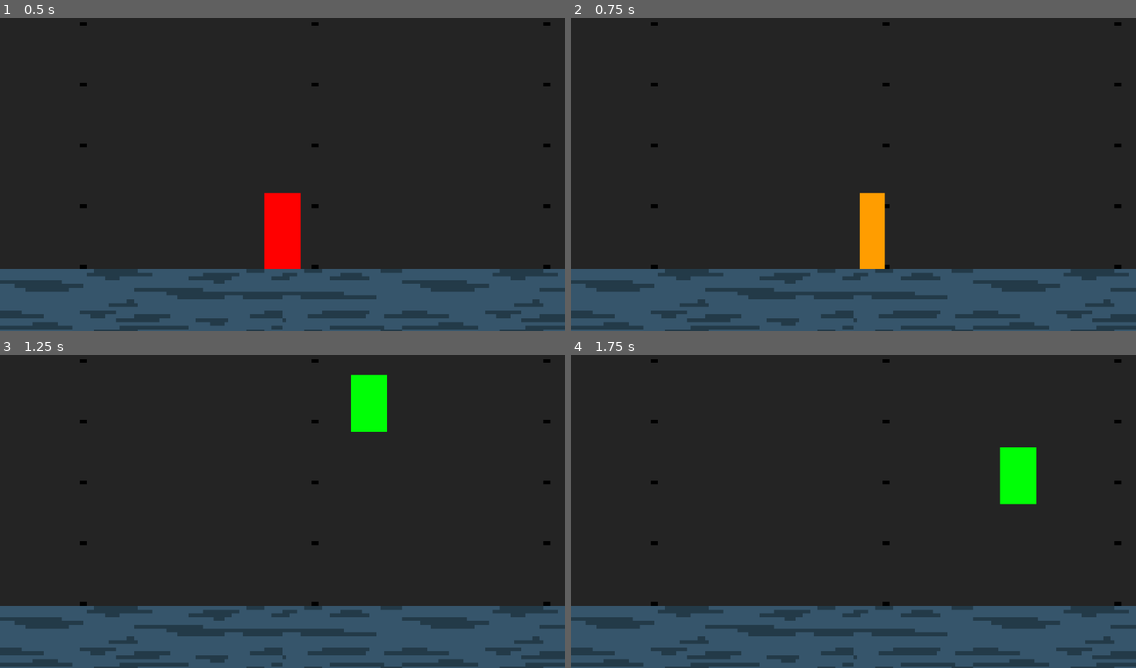
Above: before the commit, frames 1-4 (two rows, left to right).
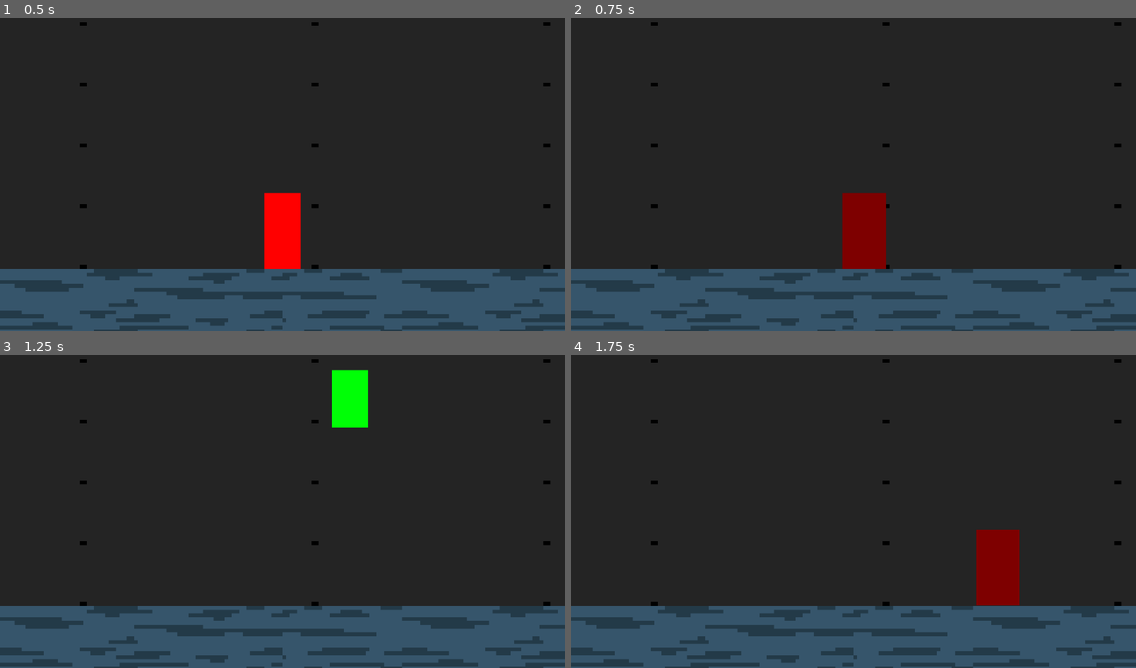
Above: after the commit, the same moments.

Repository: tyler-ross26/Dress-To-Aggress
Game: Godot game, scene res://test_level.tscn
Two runs of this game, one before a commit and one after it. Both use one fixed random seed, a clock stepped at 60 frames per second and the inputs below.
Inputs:
- Up to frame 1 (0.5 s): no input
- Up to frame 2 (0.75 s): hold D (player_right) from 0.53 s (still down); hold J (player_punch, bound only after the commit) from 0.53 s (still down)
- Up to frame 3 (1.25 s): keep holding D (player_right); keep holding J (player_punch, bound only after the commit); tap W (player_jump) at 0.77, 0.8, 1.07 s
- Up to frame 4 (1.75 s): keep holding D (player_right); release J (player_punch, bound only after the commit) at 1.28 s; tap W (player_jump) at 1.35, 1.52 s; tap J (player_punch, bound only after the commit) at 1.55 s

Frame 1 is identical in both runs. In frame 2, 1.9% of the frame differs, in the area x 48-56%, y 55-81%; in frame 3, 1.3%; in frame 4, 3.0%, in the area x 71-83%, y 29-80%.

Commit message:
Added the ability to attack, and hitboxes

Diff:
--- /dev/null
+++ b/Hitbox.tscn
@@ -0,0 +1,8 @@
+[gd_scene load_steps=2 format=3 uid="uid://jnh87s4swush"]
+
+[ext_resource type="Script" uid="uid://c2vqkmhy0bijw" path="res://Scripts/hitbox.gd" id="1_mnb6n"]
+
+[node name="Hitbox" type="Node2D"]
+
+[node name="Area2D" type="Area2D" parent="."]
+script = ExtResource("1_mnb6n")
--- /dev/null
+++ b/Hurtbox.tscn
@@ -0,0 +1,8 @@
+[gd_scene load_steps=2 format=3 uid="uid://duiowavso27p3"]
+
+[ext_resource type="Script" uid="uid://c4tm5bp6m4ur6" path="res://Scripts/hurtbox.gd" id="1_5iwlp"]
+
+[node name="Hurtbox" type="Node2D"]
+
+[node name="Area2D" type="Area2D" parent="."]
+script = ExtResource("1_5iwlp")
--- /dev/null
+++ b/Scripts/hitbox.gd
@@ -0,0 +1,23 @@
+class_name Hitbox
+extends Area2D
+
+
+# Called when the node enters the scene tree for the first time.
+func _ready():
+	collision_layer = 2
+	collision_mask = 1
+	self.area_entered.connect(on_area_entered)
+
+func on_area_entered(hurtbox: Hurtbox) -> void:
+	if hurtbox == null: return
+
+	var hurtbox_parent = hurtbox.get_parent()
+	var hitbox_parent = get_parent()
+
+	if (hitbox_parent == hurtbox_parent): return
+
+	if (hitbox_parent.has_method("attack_hit")):
+		hitbox_parent.attack_hit(hurtbox_parent)
+
+	#Deal damage
+	print("Hitbox hit something!")
--- /dev/null
+++ b/Scripts/hurtbox.gd
@@ -0,0 +1,12 @@
+class_name Hurtbox
+extends Area2D
+
+
+# Called when the node enters the scene tree for the first time.
+func _ready():
+	collision_layer = 1
+	collision_mask = 2
+
+#Called when the hurtbox is told that it's been hit
+func hit():
+	print("I've been hit! Call an ambulance!")
--- a/Scripts/player.gd
+++ b/Scripts/player.gd
@@ -1,12 +1,15 @@
 extends CharacterBody2D
 
 #At the heart of the player controller, this is the ENUM that defines all the current states the player can be in. This will get longer as more states are added, and this should be the first place you go to add a new state.
-enum CharacterState { IDLE, WALK, JUMP, DASH, STARTUP }
+enum CharacterState { IDLE, WALK, JUMP, DASH, STARTUP, RECOVERY, PUNCH, HURT }
 var state = CharacterState.IDLE
 var left_ground_check = false
 
 @onready
 var animation_player: AnimatedSprite2D = $AnimatedSprite2D
+
+@onready
+var punch_hitbox: Hitbox = $"Punch Hitbox"
 
 var direction := 0
 var dash_direction = 0
@@ -28,6 +31,24 @@
 @export var DASH_SPEED = 90 # Set dash speed
 @export var DASH_COOLDOWN = 0.2 # Half a second cooldown between valid dashes. This prevents the player from spamming dash across the screen, without stopping.
 @export var MIDAIR_DASH = true
+
+#Note for the below data: onBlock is positive because, if an attack is blocked, the player will transition to the RECOVERY state for (recovery + onBlock) frames.
+var attack_timer = 0.0
+var punch_data = {
+	"startup_frames" : 4,
+	"active_frames" : 2,
+	"recovery_frames" : 7,
+	"onBlock_FA" : -3,
+	"blockstun_frames" : 11,
+	"groundHitstun": 16,
+	"airHitstun" : 16,
+	"knockback_force" : 200,
+	"startup_animation" : "jump startup",
+	"active_animation" : "punch",
+	"recovery_animation" : "punch recovery",
+	"forward_force": 50
+}
+var punch_deceleration = 10
 
 #Defines the player's walk speed, and jump speeds.
 @export var SPEED = 20.0
@@ -55,7 +76,7 @@
 	elif (state != CharacterState.DASH) and (direction == 1 and not Input.is_action_pressed("player_right")) or (direction == -1 and not Input.is_action_pressed("player_left")):
 		direction = 0
 
-	if state != CharacterState.DASH:
+	if state == CharacterState.IDLE or state == CharacterState.WALK:
 		if Input.is_action_just_pressed("player_left"):
 			if current_time - last_left_press_time <= DOUBLE_TAP_TIME:
 				if dashes_left == 1 and (current_time - last_dash_time >= DASH_COOLDOWN): #check that dash is off cooldown
@@ -99,7 +120,18 @@
 			dash_state(delta)
 
 		CharacterState.STARTUP:
+			#Noting this to remember later. Freezing the player's horizontal velocity during startup might be a problem.
 			velocity.x = 0
+
+		CharacterState.PUNCH:
+			animation_player.play(punch_data["active_animation"])
+
+			punch_state(delta)
+
+		CharacterState.RECOVERY:
+			velocity.x = move_toward(velocity.x, 0, punch_deceleration)
+			disable_hitboxes()
+			#check_for_attack()
 
 	move_and_slide()
 
@@ -113,6 +145,10 @@
 		else:
 			if Input.is_action_pressed("player_jump"):
 				start_action(4, func(): start_jump(0), "jump startup")
+
+			check_for_attack()
+			disable_hitboxes()
+
 			velocity.x = move_toward(velocity.x, 0, 20)
 
 func walk_state(direction):
@@ -122,6 +158,7 @@
 		start_action(4, func(): start_jump(direction), "jump startup")
 	else:
 		velocity.x = direction * SPEED
+		check_for_attack()
 
 func start_jump(direction):
 	left_ground_check = false
@@ -153,24 +190,72 @@
 
 func dash_state(delta):
 	velocity.y = 0
+	check_for_attack()
 
 	if dash_timer > 0:
 		dash_timer -= delta
 	else:
 		last_dash_time = current_time
 		change_state(CharacterState.IDLE)
+
+#This is where the code goes for the moment the punch is active. LATER ON, add the sound effect in this function.
+func start_punch():
+	attack_timer = punch_data["active_frames"] * FRAME
+	velocity.x = punch_data["forward_force"]
+	enable_punch_hitbox()
+
+	change_state(CharacterState.PUNCH)
+
+
+func punch_state(delta):
+	velocity.x = move_toward(velocity.x, 0, punch_deceleration)
+
+	if attack_timer > 0:
+		attack_timer -= delta
+	else:
+		start_recovery(punch_data["recovery_frames"], punch_data["recovery_animation"])
+
+func start_recovery(frames, animation):
+	change_state(CharacterState.RECOVERY)
+
+	animation_player.play(animation)
+	var wait_time = frames * FRAME
+	var timer = get_tree().create_timer(wait_time)
+	timer.timeout.connect(func(): change_state(CharacterState.IDLE))
+
+
+
+func start_action(frames, continuation, animation):
+	change_state(CharacterState.STARTUP)
+
+	animation_player.play(animation)
+
+	var wait_time = frames * FRAME
+	var timer = get_tree().create_timer(wait_time)
+	#print("Creating a timer for " + str(wait_time))
+	timer.timeout.connect(continuation)
 
 #Mostly for debug. Updates the character state and prints it to the console.
 func change_state(new_state):
 	state = new_state
 	print("Character State Updated: " + CharacterState.keys()[state])
 
-func start_action(frames, continuation, animation):
-	change_state(CharacterState.STARTUP)
-
-	animation_player.play(animation)
-
-	var wait_time = frames * FRAME
-	var timer = get_tree().create_timer(wait_time)
-	#print("Creating a timer for " + str(wait_time))
-	timer.timeout.connect(continuation)
+func check_for_attack():
+	if Input.is_action_pressed("player_punch"):
+		start_action(punch_data["startup_frames"], func(): start_punch(), punch_data["startup_animation"])
+
+func attack_hit(target):
+	print("I'm jaking it")
+	print(target)
+
+func enable_punch_hitbox():
+	punch_hitbox.visible = true
+	punch_hitbox.set_process(true)
+	punch_hitbox.collision_layer = 2
+	punch_hitbox.collision_mask = 1
+
+func disable_hitboxes():
+	punch_hitbox.visible = false
+	punch_hitbox.set_process(false)
+	punch_hitbox.collision_layer = 0
+	punch_hitbox.collision_mask = 0
--- /dev/null
+++ b/enemy.tscn
@@ -0,0 +1,149 @@
+[gd_scene load_steps=22 format=3 uid="uid://dnbp20lj7fhah"]
+
+[ext_resource type="Script" uid="uid://bxai82bd27556" path="res://Scripts/player.gd" id="1_jmwgi"]
+[ext_resource type="Texture2D" uid="uid://bkv1eebpqokq1" path="res://Assets/Player Sprites/dashb1.png" id="2_g2u8i"]
+[ext_resource type="Texture2D" uid="uid://c12ke1xq1bqrf" path="res://Assets/Player Sprites/dashb2.png" id="3_otto8"]
+[ext_resource type="Texture2D" uid="uid://basbruxqgetyk" path="res://Assets/Player Sprites/dashf1.png" id="4_8q82m"]
+[ext_resource type="Texture2D" uid="uid://15o2brjumj6l" path="res://Assets/Player Sprites/dashf2.png" id="5_epc7x"]
+[ext_resource type="Texture2D" uid="uid://b0r5j23yyt04d" path="res://Assets/Player Sprites/Idle.png" id="6_o7rgc"]
+[ext_resource type="Texture2D" uid="uid://c16sjklffnr7h" path="res://Assets/Player Sprites/Idle2.png" id="7_kdav3"]
+[ext_resource type="Texture2D" uid="uid://b6jkfhqjd1vjq" path="res://Assets/Player Sprites/jump.png" id="8_jpbtr"]
+[ext_resource type="Texture2D" uid="uid://ut1m5k3kdcpp" path="res://Assets/Player Sprites/jump startup.png" id="9_qgdfx"]
+[ext_resource type="Texture2D" uid="uid://cm10iutraqseh" path="res://Assets/Player Sprites/punch1.png" id="10_qku5p"]
+[ext_resource type="Texture2D" uid="uid://cwxfvnpt78re2" path="res://Assets/Player Sprites/recovery.png" id="11_l1fjw"]
+[ext_resource type="Texture2D" uid="uid://cjpdoeaduc5kj" path="res://Assets/Player Sprites/walkb1.png" id="12_b5wqg"]
+[ext_resource type="Texture2D" uid="uid://dvoo30d0ryex8" path="res://Assets/Player Sprites/walkb2.png" id="13_hgro5"]
+[ext_resource type="Texture2D" uid="uid://b5bs3y6tt60os" path="res://Assets/Player Sprites/walk1.png" id="14_18rq2"]
+[ext_resource type="Texture2D" uid="uid://thfvgsvr8gj5" path="res://Assets/Player Sprites/walk2.png" id="15_ccdwq"]
+[ext_resource type="Script" uid="uid://c4tm5bp6m4ur6" path="res://Scripts/hurtbox.gd" id="16_0jgdh"]
+[ext_resource type="Script" uid="uid://c2vqkmhy0bijw" path="res://Scripts/hitbox.gd" id="17_6wg26"]
+
+[sub_resource type="RectangleShape2D" id="RectangleShape2D_5tmop"]
+size = Vector2(10, 20)
+
+[sub_resource type="SpriteFrames" id="SpriteFrames_pbfsw"]
+animations = [{
+"frames": [{
+"duration": 0.4,
+"texture": ExtResource("2_g2u8i")
+}, {
+"duration": 0.4,
+"texture": ExtResource("3_otto8")
+}],
+"loop": true,
+"name": &"dash left",
+"speed": 5.0
+}, {
+"frames": [{
+"duration": 0.4,
+"texture": ExtResource("4_8q82m")
+}, {
+"duration": 0.4,
+"texture": ExtResource("5_epc7x")
+}],
+"loop": true,
+"name": &"dash right",
+"speed": 5.0
+}, {
+"frames": [{
+"duration": 1.0,
+"texture": ExtResource("6_o7rgc")
+}, {
+"duration": 1.0,
+"texture": ExtResource("7_kdav3")
+}],
+"loop": true,
+"name": &"idle",
+"speed": 5.0
+}, {
+"frames": [{
+"duration": 1.0,
+"texture": ExtResource("8_jpbtr")
+}],
+"loop": true,
+"name": &"jump",
+"speed": 5.0
+}, {
+"frames": [{
+"duration": 1.0,
+"texture": ExtResource("9_qgdfx")
+}],
+"loop": true,
+"name": &"jump startup",
+"speed": 5.0
+}, {
+"frames": [{
+"duration": 1.0,
+"texture": ExtResource("10_qku5p")
+}],
+"loop": true,
+"name": &"punch",
+"speed": 5.0
+}, {
+"frames": [{
+"duration": 1.0,
+"texture": ExtResource("11_l1fjw")
+}],
+"loop": true,
+"name": &"punch recovery",
+"speed": 5.0
+}, {
+"frames": [{
+"duration": 0.7,
+"texture": ExtResource("12_b5wqg")
+}, {
+"duration": 0.7,
+"texture": ExtResource("13_hgro5")
+}],
+"loop": true,
+"name": &"walk backward",
+"speed": 5.0
+}, {
+"frames": [{
+"duration": 0.7,
+"texture": ExtResource("14_18rq2")
+}, {
+"duration": 0.7,
+"texture": ExtResource("15_ccdwq")
+}],
+"loop": true,
+"name": &"walk forward",
+"speed": 5.0
+}]
+
+[sub_resource type="RectangleShape2D" id="RectangleShape2D_op7ga"]
+size = Vector2(10, 20)
+
+[sub_resource type="RectangleShape2D" id="RectangleShape2D_q13i1"]
+size = Vector2(5, 20)
+
+[node name="Player" type="CharacterBody2D"]
+script = ExtResource("1_jmwgi")
+
+[node name="CollisionShape2D" type="CollisionShape2D" parent="."]
+position = Vector2(-1, 3)
+shape = SubResource("RectangleShape2D_5tmop")
+
+[node name="AnimatedSprite2D" type="AnimatedSprite2D" parent="."]
+sprite_frames = SubResource("SpriteFrames_pbfsw")
+animation = &"idle"
+
+[node name="Startup Timer" type="Timer" parent="."]
+
+[node name="Hurtbox" type="Area2D" parent="."]
+script = ExtResource("16_0jgdh")
+metadata/_custom_type_script = "uid://c4tm5bp6m4ur6"
+
+[node name="CollisionShape2D" type="CollisionShape2D" parent="Hurtbox"]
+position = Vector2(-1, 3)
+shape = SubResource("RectangleShape2D_op7ga")
+
+[node name="Punch Hitbox" type="Area2D" parent="."]
+position = Vector2(5, 3)
+script = ExtResource("17_6wg26")
+metadata/_custom_type_script = "uid://c2vqkmhy0bijw"
+
+[node name="CollisionShape2D" type="CollisionShape2D" parent="Punch Hitbox"]
+position = Vector2(-1.5, 0)
+shape = SubResource("RectangleShape2D_q13i1")
+debug_color = Color(0.809151, 0.00220805, 0.988406, 0.42)
--- a/player.tscn
+++ b/player.tscn
@@ -12,7 +12,11 @@
 [ext_resource type="Texture2D" uid="uid://dvoo30d0ryex8" path="res://Assets/Player Sprites/walkb2.png" id="8_op7ga"]
 [ext_resource type="Texture2D" uid="uid://b5bs3y6tt60os" path="res://Assets/Player Sprites/walk1.png" id="9_q13i1"]
 [ext_resource type="Texture2D" uid="uid://ut1m5k3kdcpp" path="res://Assets/Player Sprites/jump startup.png" id="9_urp6f"]
+[ext_resource type="Texture2D" uid="uid://cm10iutraqseh" path="res://Assets/Player Sprites/punch1.png" id="10_bwjto"]
 [ext_resource type="Texture2D" uid="uid://thfvgsvr8gj5" path="res://Assets/Player Sprites/walk2.png" id="10_pylmc"]
+[ext_resource type="Texture2D" uid="uid://cwxfvnpt78re2" path="res://Assets/Player Sprites/recovery.png" id="11_606se"]
+[ext_resource type="Script" uid="uid://c4tm5bp6m4ur6" path="res://Scripts/hurtbox.gd" id="16_u1c27"]
+[ext_resource type="Script" uid="uid://c2vqkmhy0bijw" path="res://Scripts/hitbox.gd" id="17_op7ga"]
 
 [sub_resource type="RectangleShape2D" id="RectangleShape2D_5tmop"]
 size = Vector2(10, 20)
@@ -69,6 +73,22 @@
 "speed": 5.0
 }, {
 "frames": [{
+"duration": 1.0,
+"texture": ExtResource("10_bwjto")
+}],
+"loop": true,
+"name": &"punch",
+"speed": 5.0
+}, {
+"frames": [{
+"duration": 1.0,
+"texture": ExtResource("11_606se")
+}],
+"loop": true,
+"name": &"punch recovery",
+"speed": 5.0
+}, {
+"frames": [{
 "duration": 0.7,
 "texture": ExtResource("7_u1c27")
 }, {
@@ -91,9 +111,14 @@
 "speed": 5.0
 }]
 
+[sub_resource type="RectangleShape2D" id="RectangleShape2D_op7ga"]
+size = Vector2(10, 20)
+
+[sub_resource type="RectangleShape2D" id="RectangleShape2D_q13i1"]
+size = Vector2(5, 20)
+
 [node name="Player" type="CharacterBody2D"]
 script = ExtResource("1_nvl01")
-DOUBLE_TAP_TIME = 0.1
 
 [node name="CollisionShape2D" type="CollisionShape2D" parent="."]
 position = Vector2(-1, 3)
@@ -101,6 +126,24 @@
 
 [node name="AnimatedSprite2D" type="AnimatedSprite2D" parent="."]
 sprite_frames = SubResource("SpriteFrames_pbfsw")
-animation = &"jump startup"
+animation = &"idle"
 
 [node name="Startup Timer" type="Timer" parent="."]
+
+[node name="Hurtbox" type="Area2D" parent="."]
+script = ExtResource("16_u1c27")
+metadata/_custom_type_script = "uid://c4tm5bp6m4ur6"
+
+[node name="CollisionShape2D" type="CollisionShape2D" parent="Hurtbox"]
+position = Vector2(-1, 3)
+shape = SubResource("RectangleShape2D_op7ga")
+
+[node name="Punch Hitbox" type="Area2D" parent="."]
+position = Vector2(5, 3)
+script = ExtResource("17_op7ga")
+metadata/_custom_type_script = "uid://c2vqkmhy0bijw"
+
+[node name="CollisionShape2D" type="CollisionShape2D" parent="Punch Hitbox"]
+position = Vector2(-1.5, 0)
+shape = SubResource("RectangleShape2D_q13i1")
+debug_color = Color(0.809151, 0.00220805, 0.988406, 0.42)
--- a/project.godot
+++ b/project.godot
@@ -37,6 +37,11 @@
 "events": [Object(InputEventKey,"resource_local_to_scene":false,"resource_name":"","device":-1,"window_id":0,"alt_press …(192 unchanged characters)…
 ]
 }
+player_punch={
+"deadzone": 0.2,
+"events": [Object(InputEventKey,"resource_local_to_scene":false,"resource_name":"","device":-1,"window_id":0,"alt_pressed":false,"shift_pressed":false,"ctrl_pressed":false,"meta_pressed":false,"pressed":false,"keycode":0,"physical_keycode":74,"key_label":0,"unicode":106,"location":0,"echo":false,"script":null)
+]
+}
 
 [layer_names]
 
--- a/test_level.tscn
+++ b/test_level.tscn
@@ -1,7 +1,8 @@
-[gd_scene load_steps=6 format=4 uid="uid://dtp5eywvmmy1j"]
+[gd_scene load_steps=8 format=4 uid="uid://dtp5eywvmmy1j"]
 
 [ext_resource type="Texture2D" uid="uid://hql0e531i2dd" path="res://Assets/Streets of Fight files/Streets of Fight files/Assets/Stage Layers/tileset.png" id="1_1c2mv"]
 [ext_resource type="PackedScene" uid="uid://chyj64wwnwo67" path="res://player.tscn" id="2_f7g2b"]
+[ext_resource type="Script" uid="uid://c4tm5bp6m4ur6" path="res://Scripts/hurtbox.gd" id="3_f7g2b"]
 
 [sub_resource type="TileSetAtlasSource" id="TileSetAtlasSource_4ptq8"]
 texture = ExtResource("1_1c2mv")
@@ -549,6 +550,9 @@
 [sub_resource type="RectangleShape2D" id="RectangleShape2D_1c2mv"]
 size = Vector2(27, 256)
 
+[sub_resource type="RectangleShape2D" id="RectangleShape2D_4ptq8"]
+size = Vector2(5, 20)
+
 [node name="Test Level" type="Node2D"]
 
 [node name="TileMap" type="TileMap" parent="."]
@@ -598,3 +602,12 @@
 [node name="CollisionShape2D" type="CollisionShape2D" parent="Invisible Wall"]
 position = Vector2(149, -15)
 shape = SubResource("RectangleShape2D_1c2mv")
+
+[node name="Hurtbox" type="Area2D" parent="."]
+position = Vector2(39, 54)
+script = ExtResource("3_f7g2b")
+metadata/_custom_type_script = "uid://c4tm5bp6m4ur6"
+
+[node name="CollisionShape2D" type="CollisionShape2D" parent="Hurtbox"]
+position = Vector2(-0.5, 0)
+shape = SubResource("RectangleShape2D_4ptq8")
Binary file added: Assets/Player Sprites/punch1.png
Not shown, added: Assets/Player Sprites/punch1.png.import
Binary file added: Assets/Player Sprites/recovery.png
Not shown, added: Assets/Player Sprites/recovery.png.import
Not shown, added: Scripts/hitbox.gd.uid
Not shown, added: Scripts/hurtbox.gd.uid
Not shown: 1 places in player.tscn that only renumber resources
